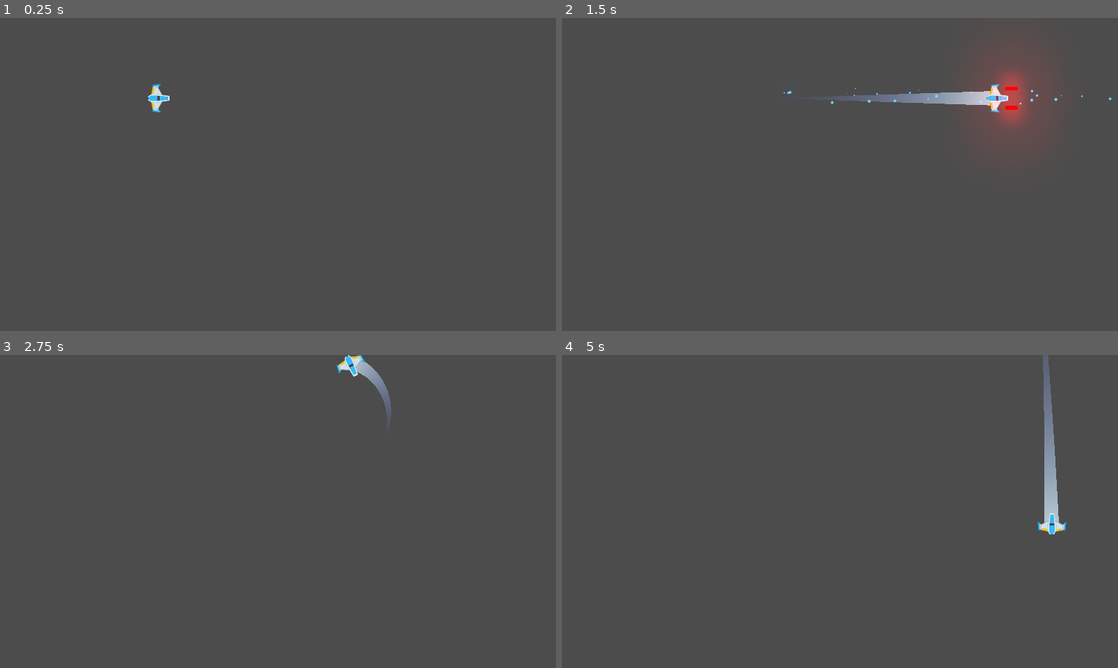
Above: before the commit, frames 1-4 (two rows, left to right).
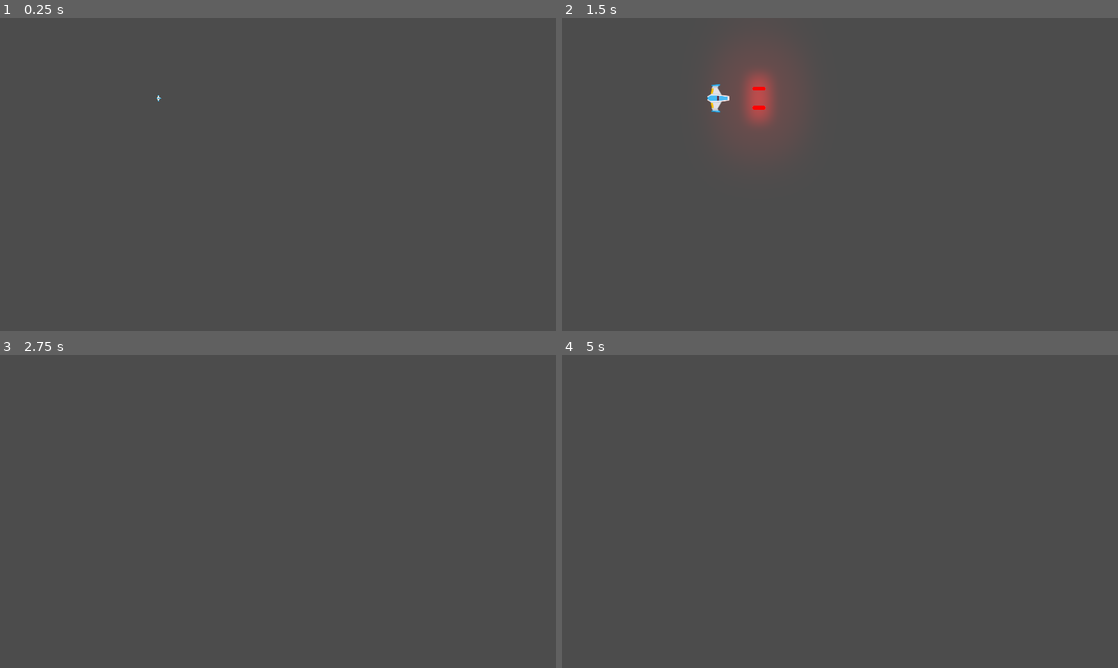
Above: after the commit, the same moments.

Repository: GimenezGeorge/Meteoritos
Game: Godot game, scene res://Juego/Niveles/NivelTest.tscn
Two runs of this game, one before a commit and one after it. Both use one fixed random seed, a clock stepped at 60 frames per second and the inputs below.
Inputs:
- Up to frame 1 (0.25 s): no input
- Up to frame 2 (1.5 s): hold W (m_adelante) 0.53-1.28 s; hold B (disparo_laser) 0.53-1.28 s; hold S (m_atras) from 1.28 s (still down); tap Space (disparo_principal) at 1.35 s
- Up to frame 3 (2.75 s): release S (m_atras) at 2.03 s; hold W (m_adelante) from 2.03 s (still down); hold A (rotar_antih) from 2.03 s (still down)
- Up to frame 4 (5 s): release A (rotar_antih) at 2.78 s; tap D (rotar_hor) at 2.85 s; release W (m_adelante) at 3.53 s; hold B (disparo_laser) 3.53-4.28 s; hold S (m_atras) from 3.53 s (still down); tap Enter at 4.25 s; tap Space (disparo_principal) at 4.35 s

The runs differ from the first frame. In frame 1, 0.2% of the frame differs, in the area x 26-31%, y 21-31%; in frame 2, 5.4%, in the area x 26-99%, y 13-38%; in frame 3, 0.5%; in frame 4, 1.1%.

Commit message:
Spawn_Arreglado
Se arregló el spawn pero no el motor_sfx. Agregando explosiones.

Diff:
--- /dev/null
+++ b/Juego/Explosiones/Explosion.tscn
@@ -0,0 +1,316 @@
+[gd_scene load_steps=23 format=2]
+
+[ext_resource path="res://Juego/Explosiones/sparkle.png" type="Texture" id=1]
+[ext_resource path="res://Juego/Explosiones/explosion_gradient.tres" type="Texture" id=2]
+[ext_resource path="res://Juego/Explosiones/puff.png" type="Texture" id=3]
+[ext_resource path="res://Juego/Explosiones/puff_smooth.png" type="Texture" id=5]
+[ext_resource path="res://Juego/Explosiones/scraps_gradient.tres" type="Texture" id=6]
+
+
+[sub_resource type="Gradient" id=1]
+offsets = PoolRealArray( 0.0494297, 0.913043, 1 )
+colors = PoolColorArray( 0.226562, 0.217086, 0.217086, 1, 0.133333, 0.12549, 0.12549, 1, 0.133333, 0.12549, 0.12549, 0 )
+
+[sub_resource type="GradientTexture" id=2]
+gradient = SubResource( 1 )
+
+[sub_resource type="Curve" id=3]
+_data = [ Vector2( 0, 0.290223 ), 0.0, 3.6562, 0, 0, Vector2( 0.682482, 1 ), -0.0677277, -0.0677277, 0, 0, Vector2( 1, 0.554545 ), -0.29932, 0.0, 0, 0 ]
+
+[sub_resource type="CurveTexture" id=4]
+curve = SubResource( 3 )
+
+[sub_resource type="ParticlesMaterial" id=5]
+emission_shape = 1
+emission_sphere_radius = 40.0
+flag_disable_z = true
+spread = 180.0
+gravity = Vector3( 0, 0, 0 )
+initial_velocity = 80.0
+initial_velocity_random = 0.6
+angular_velocity = 40.0
+orbit_velocity = 0.0
+orbit_velocity_random = 0.0
+damping = 40.0
+damping_random = 0.5
+angle = 360.0
+angle_random = 1.0
+scale = 2.6
+scale_random = 0.5
+scale_curve = SubResource( 4 )
+color_ramp = SubResource( 2 )
+
+[sub_resource type="Curve" id=6]
+_data = [ Vector2( 0, 0.377273 ), 0.0, 2.60769, 0, 0, Vector2( 0.761062, 0.986364 ), 0.0, 0.0, 0, 0, Vector2( 1, 0.322727 ), -0.564845, 0.0, 0, 0 ]
+
+[sub_resource type="CurveTexture" id=7]
+curve = SubResource( 6 )
+
+[sub_resource type="ParticlesMaterial" id=8]
+trail_divisor = 50
+emission_shape = 1
+emission_sphere_radius = 15.0
+flag_disable_z = true
+spread = 180.0
+gravity = Vector3( 0, 0, 0 )
+initial_velocity = 1000.0
+initial_velocity_random = 0.4
+orbit_velocity = 0.3
+orbit_velocity_random = 1.0
+tangential_accel = 1000.0
+tangential_accel_random = 1.0
+damping = 1500.0
+scale = 0.2
+scale_random = 0.2
+scale_curve = SubResource( 7 )
+color_ramp = ExtResource( 6 )
+
+[sub_resource type="Curve" id=9]
+_data = [ Vector2( 0, 0.0409091 ), 0.0, 8.35303, 0, 0, Vector2( 0.251678, 1 ), 0.0, 0.0, 0, 0, Vector2( 0.993289, 0.0136364 ), 0.0, 0.0, 0, 0 ]
+
+[sub_resource type="CurveTexture" id=10]
+curve = SubResource( 9 )
+
+[sub_resource type="ParticlesMaterial" id=11]
+flag_disable_z = true
+spread = 180.0
+gravity = Vector3( 0, 0, 0 )
+initial_velocity = 350.0
+initial_velocity_random = 0.5
+angular_velocity = 80.0
+angular_velocity_random = 0.8
+orbit_velocity = 0.0
+orbit_velocity_random = 0.0
+damping = 100.0
+damping_random = 0.85
+angle = 220.0
+angle_random = 1.0
+scale = 2.0
+scale_random = 0.2
+scale_curve = SubResource( 10 )
+color_ramp = ExtResource( 2 )
+
+[sub_resource type="Gradient" id=12]
+offsets = PoolRealArray( 0, 0.130909, 0.345455, 0.607273, 1 )
+colors = PoolColorArray( 1, 1, 1, 1, 1, 0.648972, 0.164062, 1, 1, 0.475624, 0.136719, 1, 0.888672, 0.17704, 0.17704, 1, 0.203922, 0.203922, 0.203922, 1 )
+
+[sub_resource type="GradientTexture" id=13]
+gradient = SubResource( 12 )
+
+[sub_resource type="Curve" id=14]
+_data = [ Vector2( 0, 0 ), 0.0, 0.0, 0, 0, Vector2( 0.483222, 1 ), 0.0, 0.0, 0, 0, Vector2( 1, 0 ), 0.0, 0.0, 0, 0 ]
+
+[sub_resource type="CurveTexture" id=15]
+curve = SubResource( 14 )
+
+[sub_resource type="ParticlesMaterial" id=16]
+lifetime_randomness = 0.6
+emission_shape = 1
+emission_sphere_radius = 50.0
+flag_disable_z = true
+spread = 180.0
+gravity = Vector3( 0, 0, 0 )
+orbit_velocity = 0.0
+orbit_velocity_random = 0.0
+radial_accel = 200.0
+radial_accel_random = 0.3
+tangential_accel = 100.0
+scale = 0.1
+scale_random = 0.3
+scale_curve = SubResource( 15 )
+color_ramp = SubResource( 13 )
+
+[sub_resource type="Animation" id=17]
+length = 3.0
+step = 0.05
+tracks/0/type = "value"
+tracks/0/path = NodePath("FireBurstParticles2D:emitting")
+tracks/0/interp = 1
+tracks/0/loop_wrap = true
+tracks/0/imported = false
+tracks/0/enabled = true
+tracks/0/keys = {
+"times": PoolRealArray( 0, 0.5 ),
+"transitions": PoolRealArray( 1, 1 ),
+"update": 1,
+"values": [ true, false ]
+}
+tracks/1/type = "value"
+tracks/1/path = NodePath("SparkleParticles2D:emitting")
+tracks/1/interp = 1
+tracks/1/loop_wrap = true
+tracks/1/imported = false
+tracks/1/enabled = true
+tracks/1/keys = {
+"times": PoolRealArray( 0, 0.5 ),
+"transitions": PoolRealArray( 1, 1 ),
+"update": 1,
+"values": [ true, false ]
+}
+tracks/2/type = "value"
+tracks/2/path = NodePath("SmokeParticles2D:emitting")
+tracks/2/interp = 1
+tracks/2/loop_wrap = true
+tracks/2/imported = false
+tracks/2/enabled = true
+tracks/2/keys = {
+"times": PoolRealArray( 0, 0.5 ),
+"transitions": PoolRealArray( 1, 1 ),
+"update": 1,
+"values": [ true, false ]
+}
+tracks/3/type = "value"
+tracks/3/path = NodePath("FireTrails/FireTrailParticles2D5:emitting")
+tracks/3/interp = 1
+tracks/3/loop_wrap = true
+tracks/3/imported = false
+tracks/3/enabled = true
+tracks/3/keys = {
+"times": PoolRealArray( 0, 0.5 ),
+"transitions": PoolRealArray( 1, 1 ),
+"update": 1,
+"values": [ true, false ]
+}
+tracks/4/type = "value"
+tracks/4/path = NodePath("FireTrails/FireTrailParticles2D4:emitting")
+tracks/4/interp = 1
+tracks/4/loop_wrap = true
+tracks/4/imported = false
+tracks/4/enabled = true
+tracks/4/keys = {
+"times": PoolRealArray( 0.05, 0.55 ),
+"transitions": PoolRealArray( 1, 1 ),
+"update": 1,
+"values": [ true, false ]
+}
+tracks/5/type = "value"
+tracks/5/path = NodePath("FireTrails/FireTrailParticles2D3:emitting")
+tracks/5/interp = 1
+tracks/5/loop_wrap = true
+tracks/5/imported = false
+tracks/5/enabled = true
+tracks/5/keys = {
+"times": PoolRealArray( 0.1, 0.6 ),
+"transitions": PoolRealArray( 1, 1 ),
+"update": 1,
+"values": [ true, false ]
+}
+tracks/6/type = "value"
+tracks/6/path = NodePath("FireTrails/FireTrailParticles2D2:emitting")
+tracks/6/interp = 1
+tracks/6/loop_wrap = true
+tracks/6/imported = false
+tracks/6/enabled = true
+tracks/6/keys = {
+"times": PoolRealArray( 0.15, 0.65 ),
+"transitions": PoolRealArray( 1, 1 ),
+"update": 1,
+"values": [ true, false ]
+}
+tracks/7/type = "value"
+tracks/7/path = NodePath("FireTrails/FireTrailParticles2D:emitting")
+tracks/7/interp = 1
+tracks/7/loop_wrap = true
+tracks/7/imported = false
+tracks/7/enabled = true
+tracks/7/keys = {
+"times": PoolRealArray( 0, 0.5 ),
+"transitions": PoolRealArray( 1, 1 ),
+"update": 1,
+"values": [ true, false ]
+}
+
+[node name="Explosion" type="Node2D"]
+z_index = 1
+z_as_relative = false
+
+[node name="SmokeParticles2D" type="Particles2D" parent="."]
+emitting = false
+amount = 16
+lifetime = 3.0
+preprocess = 0.6
+explosiveness = 0.6
+local_coords = false
+process_material = SubResource( 5 )
+texture = ExtResource( 3 )
+
+[node name="FireTrails" type="Node2D" parent="."]
+
+[node name="FireTrailParticles2D" type="Particles2D" parent="FireTrails"]
+modulate = Color( 1.2, 1.2, 1.2, 1 )
+emitting = false
+amount = 50
+lifetime = 0.5
+randomness = 0.5
+local_coords = false
+process_material = SubResource( 8 )
+texture = ExtResource( 5 )
+
+[node name="FireTrailParticles2D2" type="Particles2D" parent="FireTrails"]
+modulate = Color( 1.2, 1.2, 1.2, 1 )
+emitting = false
+amount = 50
+lifetime = 0.5
+randomness = 0.5
+local_coords = false
+draw_order = 1
+process_material = SubResource( 8 )
+texture = ExtResource( 5 )
+
+[node name="FireTrailParticles2D3" type="Particles2D" parent="FireTrails"]
+modulate = Color( 1.2, 1.2, 1.2, 1 )
+emitting = false
+amount = 50
+lifetime = 0.5
+randomness = 0.5
+local_coords = false
+draw_order = 1
+process_material = SubResource( 8 )
+texture = ExtResource( 5 )
+
+[node name="FireTrailParticles2D4" type="Particles2D" parent="FireTrails"]
+modulate = Color( 1.2, 1.2, 1.2, 1 )
+emitting = false
+amount = 50
+lifetime = 0.5
+randomness = 0.5
+local_coords = false
+draw_order = 1
+process_material = SubResource( 8 )
+texture = ExtResource( 5 )
+
+[node name="FireTrailParticles2D5" type="Particles2D" parent="FireTrails"]
+modulate = Color( 1.2, 1.2, 1.2, 1 )
+emitting = false
+amount = 50
+lifetime = 0.5
+randomness = 0.5
+local_coords = false
+draw_order = 1
+process_material = SubResource( 8 )
+texture = ExtResource( 5 )
+
+[node name="FireBurstParticles2D" type="Particles2D" parent="."]
+modulate = Color( 1.2, 1.2, 1.2, 1 )
+emitting = false
+amount = 64
+lifetime = 0.5
+explosiveness = 0.3
+randomness = 1.0
+local_coords = false
+draw_order = 1
+process_material = SubResource( 11 )
+texture = ExtResource( 3 )
+
+[node name="SparkleParticles2D" type="Particles2D" parent="."]
+modulate = Color( 1.2, 1.2, 1.2, 1 )
+emitting = false
+amount = 32
+explosiveness = 0.2
+randomness = 1.0
+process_material = SubResource( 16 )
+texture = ExtResource( 1 )
+
+[node name="AnimationPlayer" type="AnimationPlayer" parent="."]
+autoplay = "Explode"
+anims/Explode = SubResource( 17 )
--- /dev/null
+++ b/Juego/Explosiones/explosion_gradient.tres
@@ -0,0 +1,8 @@
+[gd_resource type="GradientTexture" load_steps=2 format=2]
+
+[sub_resource type="Gradient" id=1]
+offsets = PoolRealArray( 0, 0.256158, 0.596059, 0.842365, 1 )
+colors = PoolColorArray( 0.831373, 0.219608, 0.219608, 0, 0.831373, 0.219608, 0.219608, 1, 0.980392, 0.419608, 0.211765, 1, 1, 0.788235, 0.309804, 1, 1, 1, 1, 1 )
+
+[resource]
+gradient = SubResource( 1 )
--- /dev/null
+++ b/Juego/Explosiones/explosion_gradient_2.tres
@@ -0,0 +1,8 @@
+[gd_resource type="GradientTexture" load_steps=2 format=2]
+
+[sub_resource type="Gradient" id=1]
+offsets = PoolRealArray( 0, 0.0945455, 0.181818, 0.389091, 0.570909, 0.865455 )
+colors = PoolColorArray( 0.976471, 0.878431, 0.705882, 0, 0.97568, 0.84943, 0.605487, 1, 0.972656, 0.754792, 0.26258, 1, 1, 0.45265, 0.155894, 1, 0.831373, 0.219608, 0.219608, 1, 0.258824, 0.25098, 0.25098, 1 )
+
+[resource]
+gradient = SubResource( 1 )
--- /dev/null
+++ b/Juego/Explosiones/scraps_gradient.tres
@@ -0,0 +1,8 @@
+[gd_resource type="GradientTexture" load_steps=2 format=2]
+
+[sub_resource type="Gradient" id=1]
+offsets = PoolRealArray( 0, 0.155894, 0.505017, 0.8327, 1 )
+colors = PoolColorArray( 0.258824, 0.25098, 0.25098, 1, 0.722656, 0.118153, 0.118153, 1, 0.855469, 0.323879, 0.126857, 1, 1, 0.788235, 0.309804, 0.717647, 1, 1, 1, 0 )
+
+[resource]
+gradient = SubResource( 1 )
--- a/Juego/Niveles/Naves/MotorSFX.gd
+++ b/Juego/Niveles/Naves/MotorSFX.gd
@@ -15,13 +15,13 @@
 func sonido_on() -> void:
 	if not playing:
 		play()
+
 	efecto_transicion(volume_db, volumen_original)
 
 func sonido_off() -> void:
 	efecto_transicion(volume_db, volumen_apagado)
 
 func efecto_transicion(desde_vol: float, hasta_vol: float) -> void:
-# warning-ignore:return_value_discarded
 	tween_sonido.interpolate_property(
 		self,
 		"volume_db",
@@ -31,5 +31,5 @@
 		Tween.TRANS_LINEAR,
 		Tween.EASE_OUT_IN
 	)
-# warning-ignore:return_value_discarded
+
 	tween_sonido.start()
--- a/Juego/Niveles/Naves/Player.gd
+++ b/Juego/Niveles/Naves/Player.gd
@@ -24,7 +24,7 @@
 func _ready() -> void:
 	controlador_estados(estado_actual)
 	##TODO: Quitar, solo DEBUG
-	controlador_estados(ESTADO.VIVO)
+	#controlador_estados(ESTADO.VIVO)
 
 func _unhandled_input(event: InputEvent) -> void:
 	if not esta_input_activo():
--- a/Juego/Niveles/Naves/Player.tscn
+++ b/Juego/Niveles/Naves/Player.tscn
@@ -57,6 +57,7 @@
 
 [node name="Sprite" type="Sprite" parent="."]
 rotation = 1.5708
+scale = Vector2( 1e-05, 1e-05 )
 texture = ExtResource( 1 )
 
 [node name="CollisionShape2D" type="CollisionShape2D" parent="."]
@@ -86,9 +87,9 @@
 target_path = NodePath("..")
 
 [node name="MotorSFX" parent="." instance=ExtResource( 7 )]
-volume_db = -2.537
 
 [node name="AnimationPlayer" type="AnimationPlayer" parent="."]
+autoplay = "spawn"
 anims/default = SubResource( 2 )
 anims/spawn = SubResource( 3 )
 
Binary file added: Juego/Explosiones/puff.png
Not shown, added: Juego/Explosiones/puff.png.import
Binary file added: Juego/Explosiones/puff_smooth.png
Not shown, added: Juego/Explosiones/puff_smooth.png.import
Binary file added: Juego/Explosiones/sparkle.png
Not shown, added: Juego/Explosiones/sparkle.png.import
